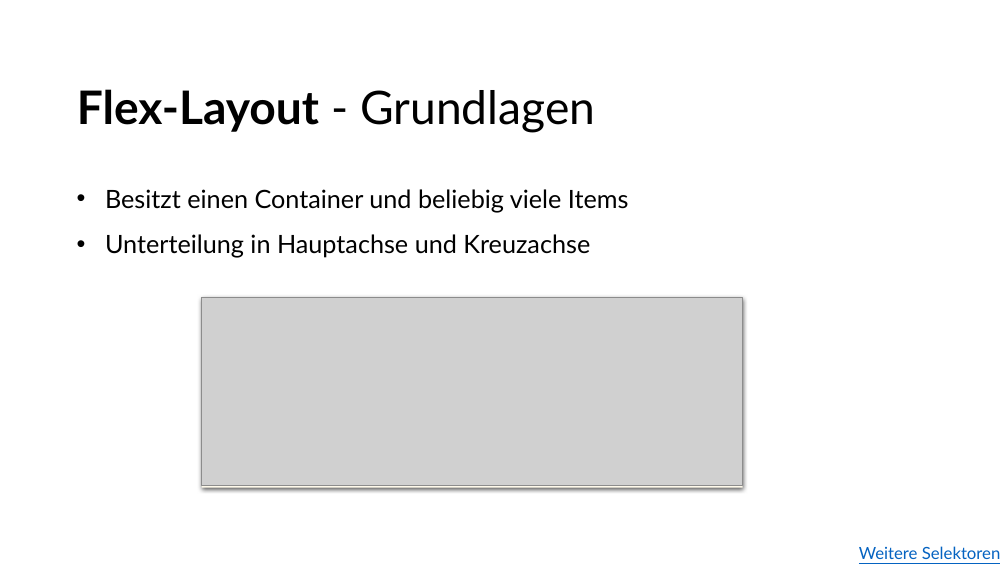
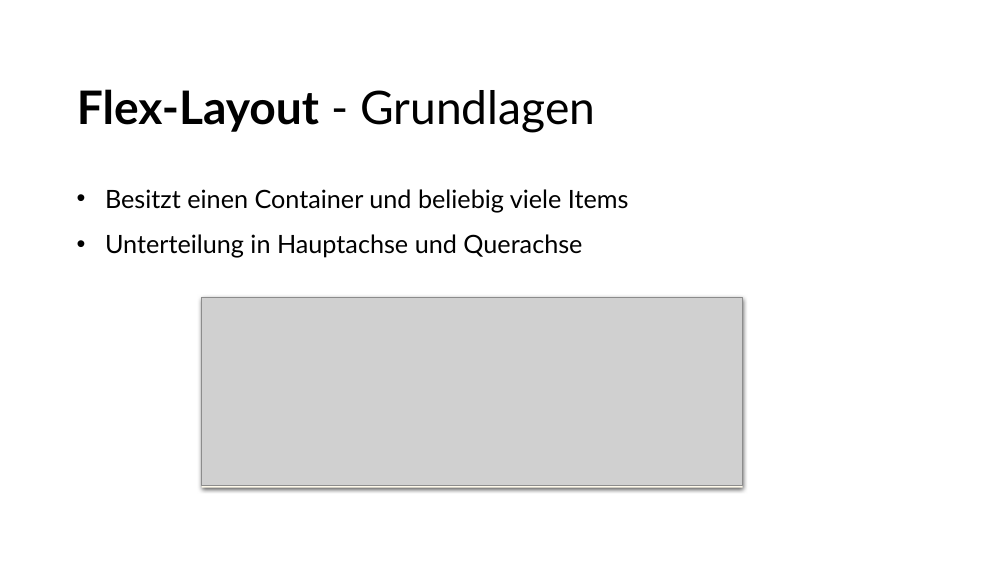
Before and after one commit to betera/css_layout, a slide deck: slide 25 of CSS_Layout.pptx. Drawn at 1008x567 pixels with LibreOffice and Linux fonts; fonts in the diff are those of the drawing; grey boxes stand for pictures; background and template pictures are left out. Boxes give left, top, right and bottom in pixels: in the first picture for what was removed or moved away, otherwise in the second. Text is boxed around its words. In the diff, an @@ line names an element or a change of style, - is before the commit and + after.

```diff
--- a/CSS_Layout.pptx
+++ b/CSS_Layout.pptx
@@ text at bbox=[105, 234, 582, 258]: text changed @@
-• Unterteilung in Hauptachse und Kreuzachse
+• Unterteilung in Hauptachse und Querachse
@@ text removed at bbox=[859, 546, 1001, 559] @@
-Weitere Selektoren
```
Also in this commit, not shown: 17 other slides changed, 11 slides added, 20 other files.
